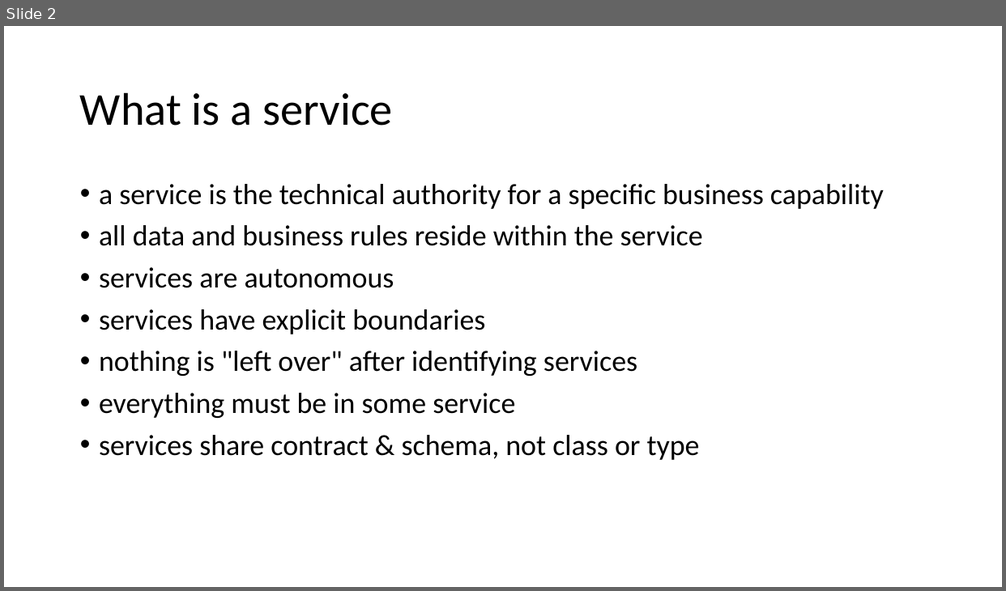
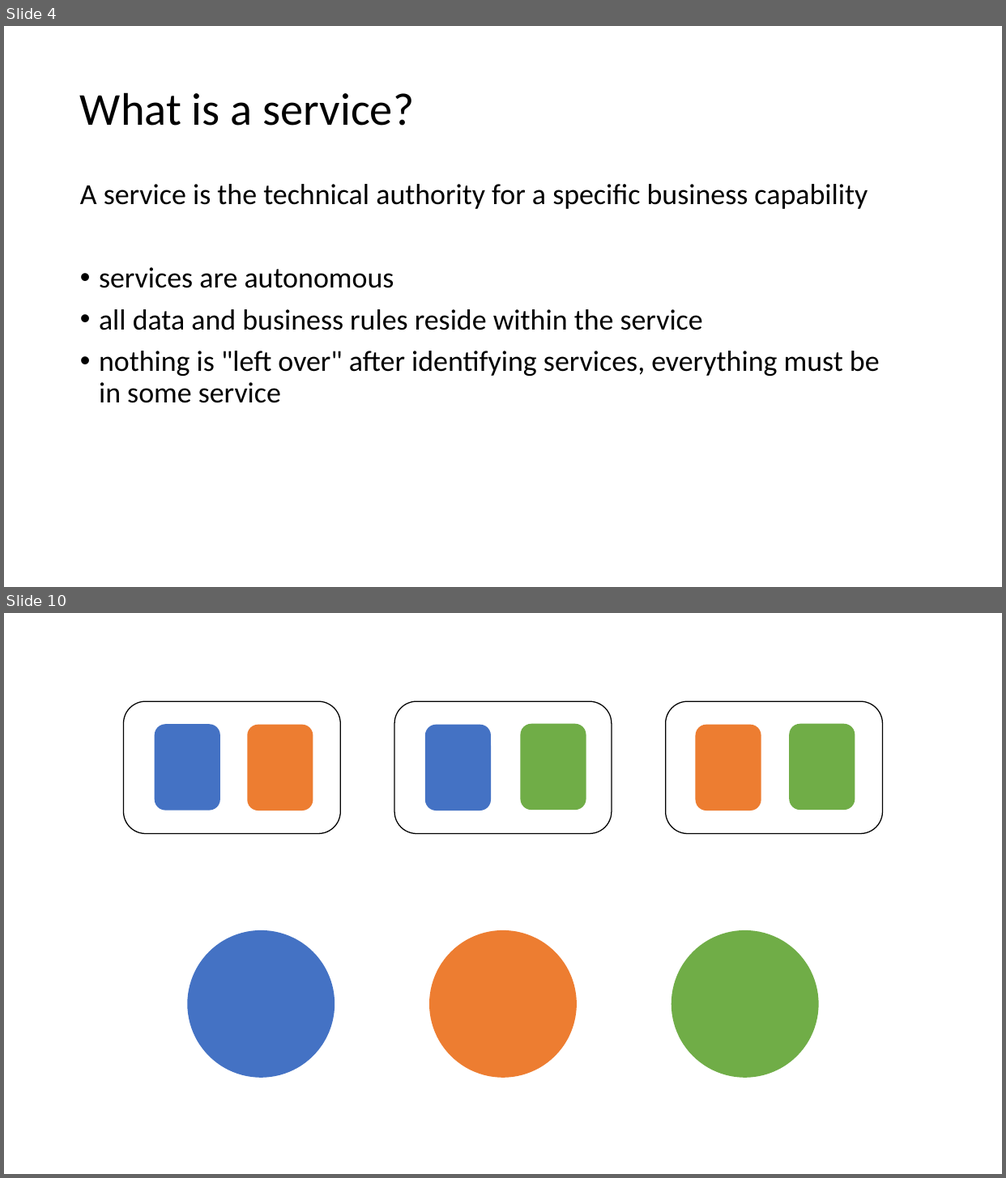
Before and after one commit to JonasSamuelsson/presentations, a slide deck: 2019-03-intro-to-service-oriented-distributed-systems/intro to service oriented distributed systems.pptx. Shown one above the other, each under a label of ours: slide 2 before the commit, slides 4 and 10 after it; the slides between them are not shown. The pictures are 1006x591 and 1006x1178 pixels, drawn with LibreOffice and Linux fonts; fonts in the diff are those of the drawing. Boxes give left, top, right and bottom in pixels: in the first picture for what was removed or moved away, otherwise in the second. Text is boxed around its words. In the diff, an @@ line names an element or a change of style, - is before the commit and + after.

```diff
--- a/2019-03-intro-to-service-oriented-distributed-systems/intro to service oriented distributed systems.pptx
+++ b/2019-03-intro-to-service-oriented-distributed-systems/intro to service oriented distributed systems.pptx
@@ slide 10 added at (4,613,1002,1174), background #FFFFFF @@
@@ rounded rectangle added at (124,701,341,834), outline #000000 1 pt @@
@@ rounded rectangle added at (394,701,612,834), outline #000000 1 pt @@
@@ rounded rectangle added at (666,701,883,834), outline #000000 1 pt @@
@@ rounded rectangle added at (155,724,220,810), fill #4472C4 @@
@@ rounded rectangle added at (247,725,313,811), fill #ED7D31 @@
@@ rounded rectangle added at (425,725,492,811), fill #4472C4 @@
@@ rounded rectangle added at (521,724,586,810), fill #70AD47 @@
@@ rounded rectangle added at (696,725,761,811), fill #ED7D31 @@
@@ rounded rectangle added at (790,724,855,810), fill #70AD47 @@
@@ ellipse added at (187,931,335,1078), fill #4472C4 @@
@@ ellipse added at (429,931,577,1078), fill #ED7D31 @@
@@ ellipse added at (671,931,819,1078), fill #70AD47 @@
@@ what was slide 2 is now slide 4 @@
@@ slide 4 changed as well @@
@@ title at (80,92,414,126): text changed @@
-What is a service
+What is a service?
@@ text at (80,184,867,288): text changed @@
-• a service is the technical authority for a specific business capability
+A service is the technical authority for a specific business capability
+• services are autonomous
@@ text at (99,351,880,403): text changed @@
-• services are autonomous
-• services have explicit boundaries
-• nothing is "left over" after identifying services
-• everything must be in some service
-• services share contract & schema, not class or type
+• nothing is "left over" after identifying services, everything must be in some service
```
Also in this commit, not shown: 3 other slides changed, 7 other slides added, 2 slides removed.
